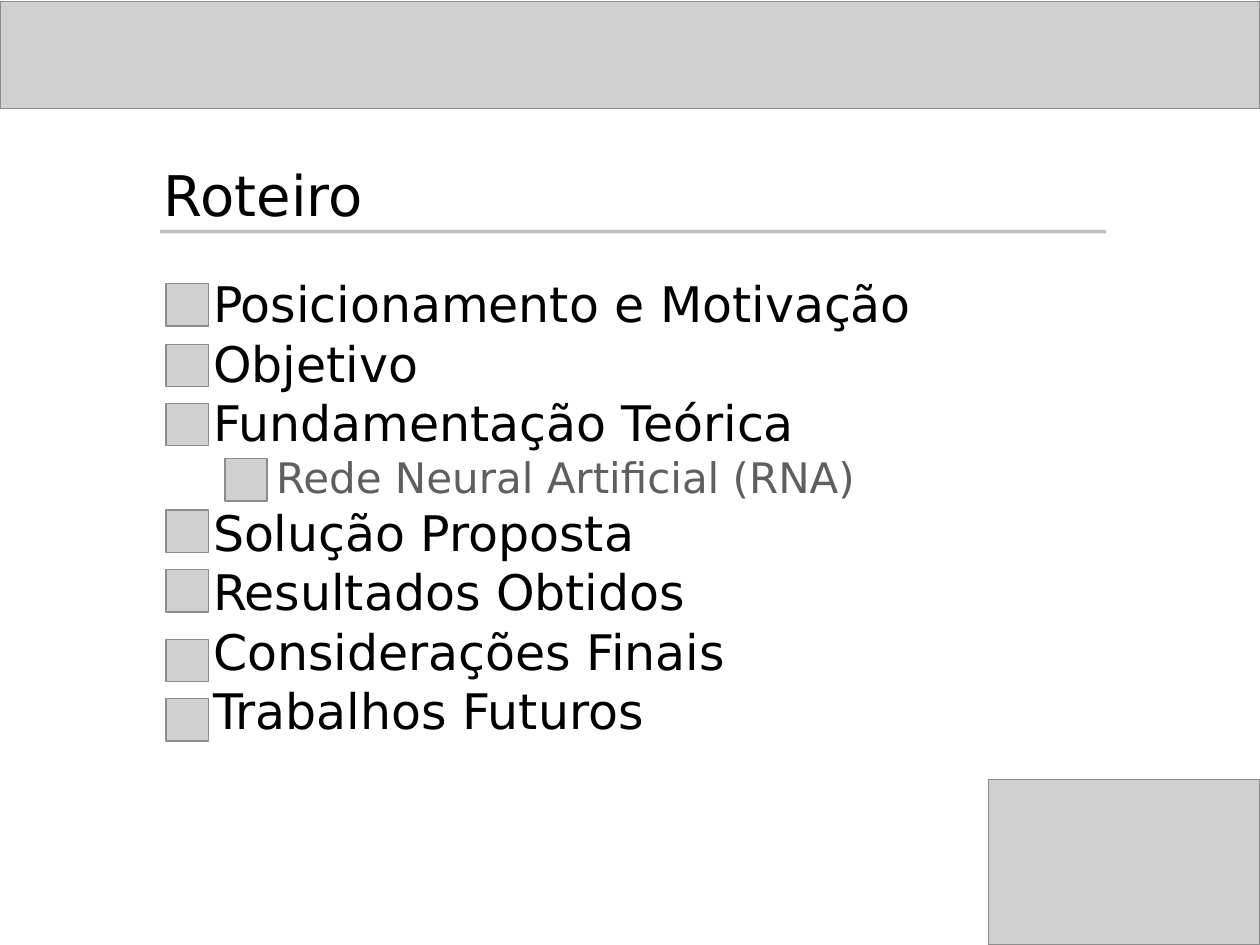
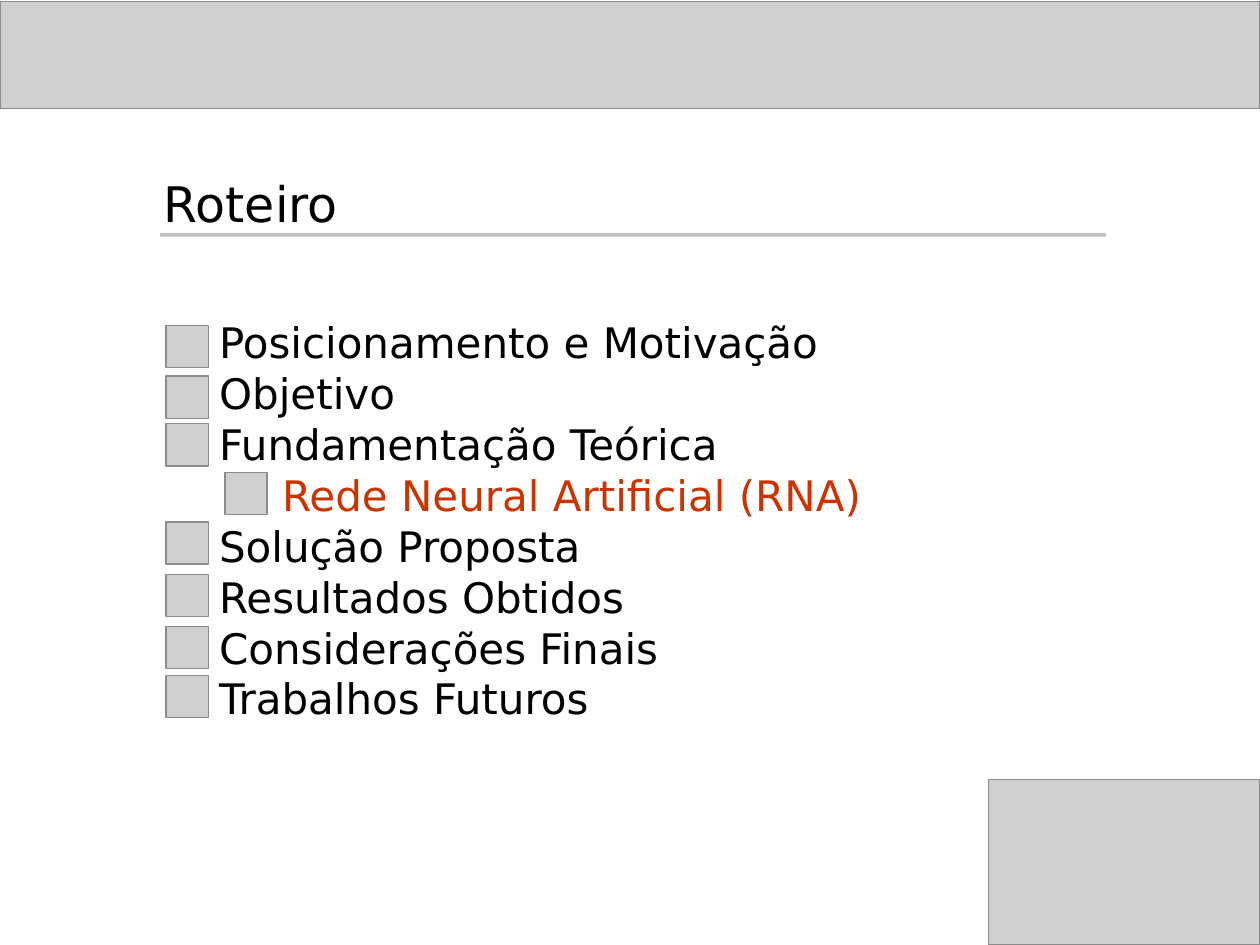
Before and after one commit to rcabral/creditanalyst, a slide deck: slide 2 of Apresentacao_Hermes/Apresentacao_Hermes.ppt. Drawn at 1260x945 pixels with LibreOffice and Linux fonts; fonts in the diff are those of the drawing; grey boxes stand for pictures; background and template pictures are left out. Boxes give left, top, right and bottom in pixels: in the first picture for what was removed or moved away, otherwise in the second. Text is boxed around its words. In the diff, an @@ line names an element or a change of style, - is before the commit and + after.

Commit message:
Inclusão e acertos da apresentação Hermes para a banca. (Alterações feitas em conjunto com o Raphael em minha casa no domingo). Fiz os ajustes finais da apresentação.

```diff
--- a/Apresentacao_Hermes/Apresentacao_Hermes.ppt
+++ b/Apresentacao_Hermes/Apresentacao_Hermes.ppt
@@ text "Roteiro" moved from (x1=164, y1=173, x2=363, y2=217) to (x1=164, y1=184, x2=338, y2=223) @@
@@ text "Roteiro" at (x1=164, y1=184, x2=338, y2=223): size 32 to 28 pt @@
@@ picture moved from (x1=166, y1=284, x2=209, y2=326) to (x1=166, y1=325, x2=209, y2=368) @@
@@ text "Posicionamento e Motivação" moved from (x1=213, y1=284, x2=911, y2=730) to (x1=219, y1=325, x2=861, y2=715) @@
@@ text "Posicionamento e Motivação" at (x1=219, y1=325, x2=861, y2=715): size 28 to 24 pt in "Posicionamento e Motivação", "Objetivo", "Fundamentação Teórica", "Solução Proposta" and 3 more places; text colour #5F5F5F to #CC3300 in "Rede Neural Artificial (RNA)"; less space between paragraphs @@
@@ picture moved from (x1=166, y1=344, x2=209, y2=387) to (x1=166, y1=375, x2=209, y2=418) @@
@@ picture moved from (x1=166, y1=403, x2=209, y2=446) to (x1=166, y1=423, x2=209, y2=466) @@
@@ picture moved from (x1=224, y1=459, x2=267, y2=501) to (x1=224, y1=472, x2=267, y2=515) @@
@@ picture moved from (x1=166, y1=510, x2=209, y2=553) to (x1=166, y1=522, x2=209, y2=564) @@
@@ picture moved from (x1=166, y1=570, x2=209, y2=612) to (x1=166, y1=575, x2=209, y2=617) @@
@@ picture moved from (x1=166, y1=639, x2=209, y2=682) to (x1=166, y1=626, x2=209, y2=669) @@
@@ picture moved from (x1=166, y1=699, x2=209, y2=742) to (x1=166, y1=675, x2=209, y2=718) @@
```
Also in this commit, not shown: 18 other slides changed.
